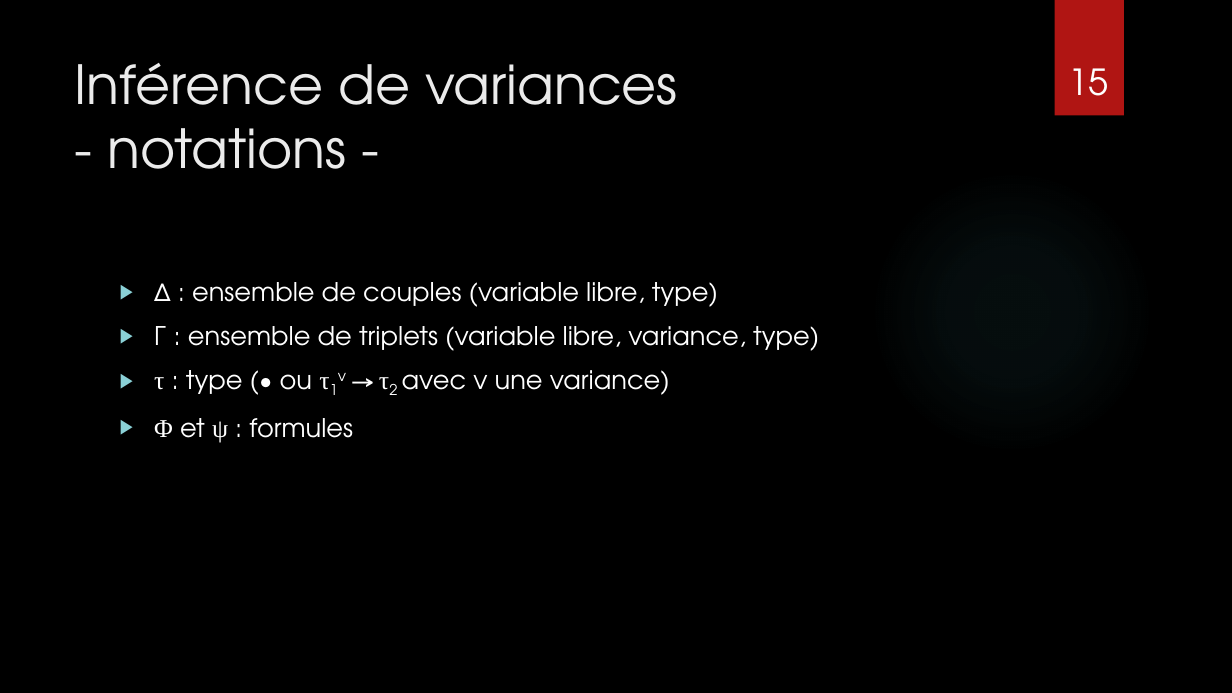
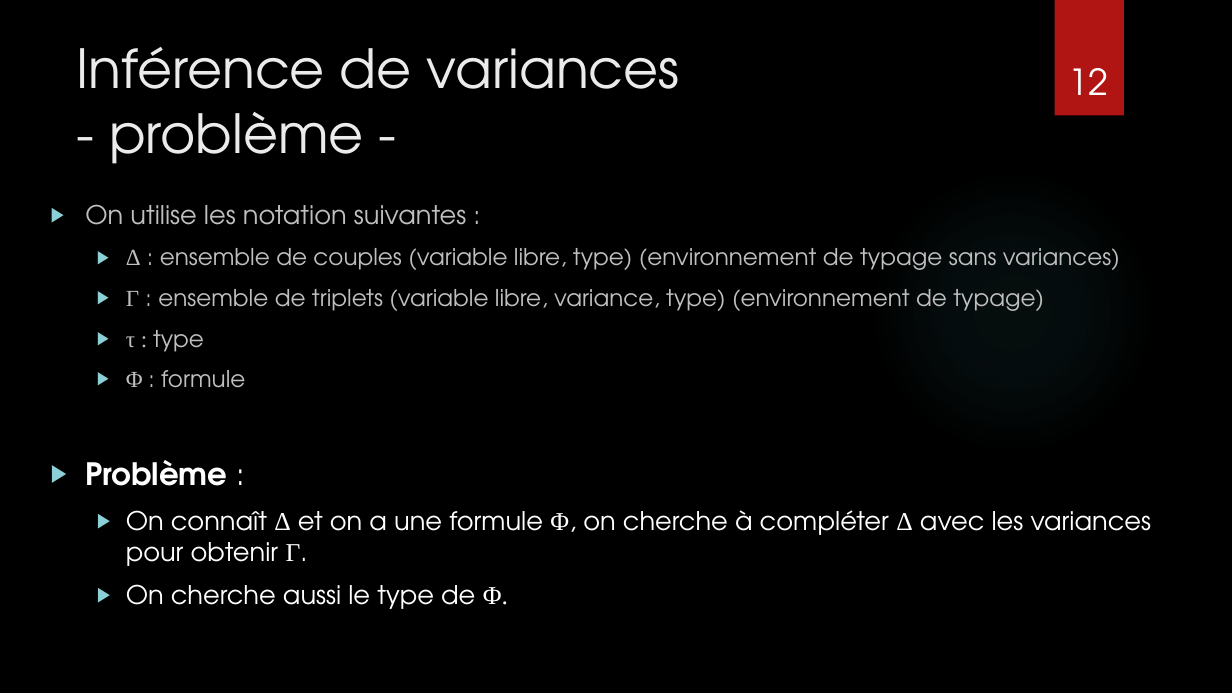
Before and after one commit to CamilleBonnin/TER-S3-Typing-the-higher-order-polyadic-mu-calculus, a slide deck: slide 12 of Presentation/TER_M2_presentation.pptx (slide 15 before the commit). Drawn at 1232x693 pixels with LibreOffice and Linux fonts; fonts in the diff are those of the drawing; background and template pictures are left out. Boxes give left, top, right and bottom in pixels: in the first picture for what was removed or moved away, otherwise in the second. Text is boxed around its words. In the diff, an @@ line names an element or a change of style, - is before the commit and + after.

```diff
--- a/Presentation/TER_M2_presentation.pptx
+++ b/Presentation/TER_M2_presentation.pptx
@@ title at bbox=[76, 47, 680, 164]: text changed @@
-Inférence de variances
-- notations -
+Inférence de variances
+- problème -
@@ page number at bbox=[1069, 68, 1109, 95]: text changed @@
-15
+12
@@ text at bbox=[85, 204, 1152, 609]: text changed; size 20 to 18 pt; text colour #FFFFFF to #BFBFBF @@
-▶ Δ : ensemble de couples (variable libre, type)
-▶ Γ : ensemble de triplets (variable libre, variance, type)
-▶ τ : type (• ou τ1v → τ2 avec v une variance)
-▶ Φ et ψ : formules
+▶ On utilise les notation suivantes :
+  ▶ Δ : ensemble de couples (variable libre, type) (environnement de typage sans variances)
+  ▶ Γ : ensemble de triplets (variable libre, variance, type) (environnement de typage)
+  ▶ τ : type
+  ▶ Φ : formule
+▶ Problème :
+  ▶ On connaît Δ et on a une formule Φ, on cherche à compléter Δ avec les variances pour obtenir Γ.
+  ▶ On cherche aussi le type de Φ.
```
Also in this commit, not shown: 9 other slides changed, 9 slides added, 12 slides removed, 4 other files.
